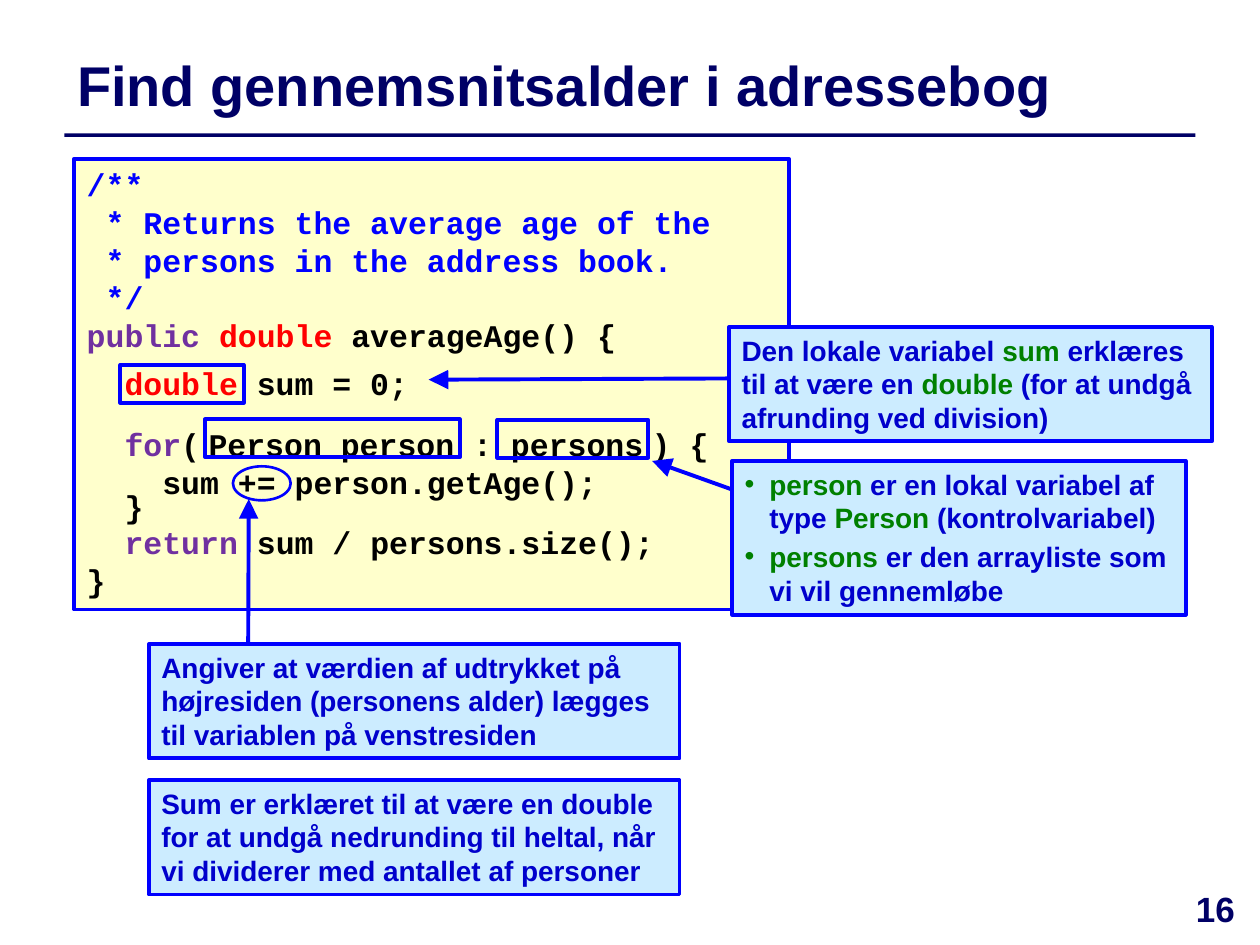
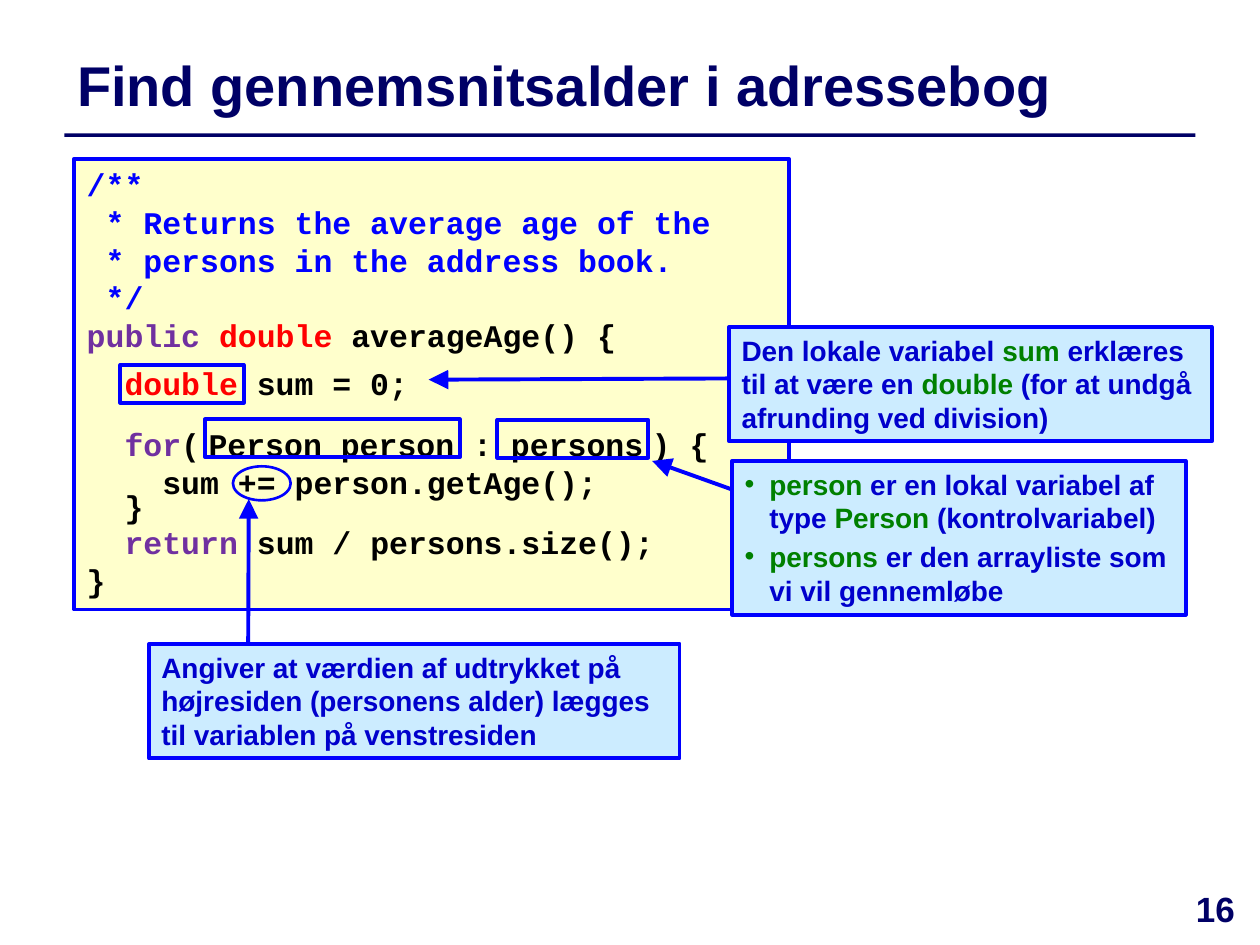
Before and after one commit to IntProgAU/Materiale, a slide deck: slide 16 of web/e25/uge_3a/Slides-Uge3-Mandag.pptx. Drawn at 1260x945 pixels with LibreOffice and Linux fonts; fonts in the diff are those of the drawing. Boxes give left, top, right and bottom in pixels: in the first picture for what was removed or moved away, otherwise in the second. Text is boxed around its words. In the diff, an @@ line names an element or a change of style, - is before the commit and + after.

```diff
--- a/web/e25/uge_3a/Slides-Uge3-Mandag.pptx
+++ b/web/e25/uge_3a/Slides-Uge3-Mandag.pptx
@@ rectangle removed at (x1=149, y1=780, x2=679, y2=895) @@
-Sum er erklæret til at være en double for at undgå nedrunding til heltal, når vi dividerer med antallet af personer
```
Also in this commit, not shown: 1 other slide changed, 1 other file.
